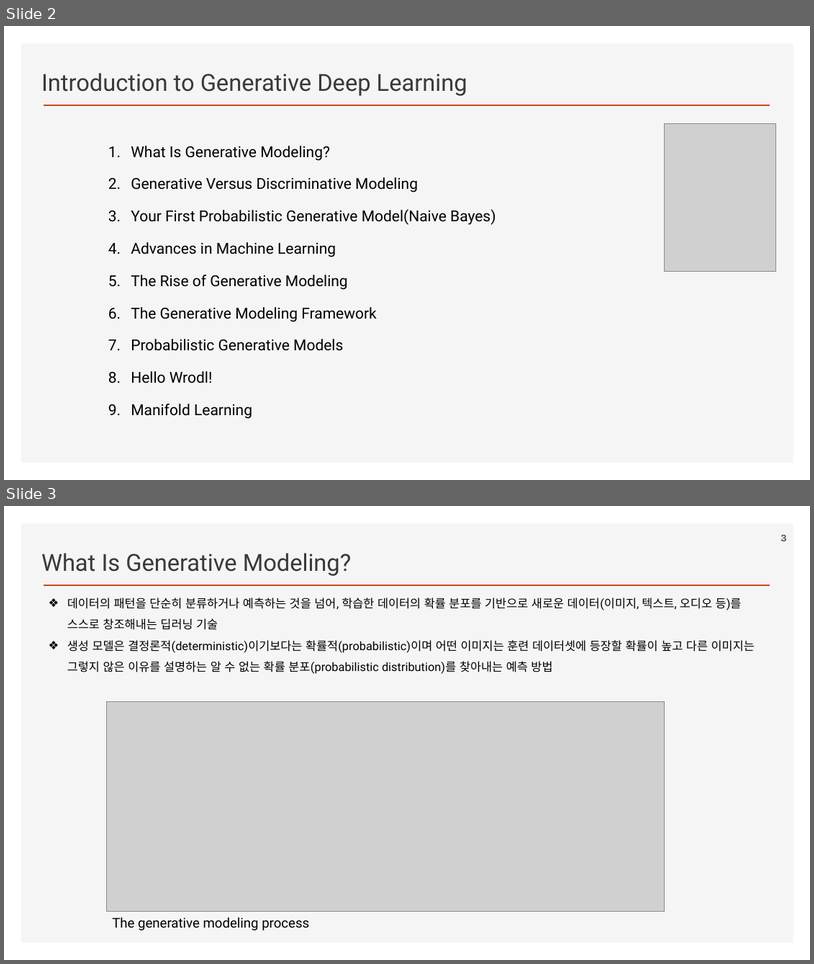
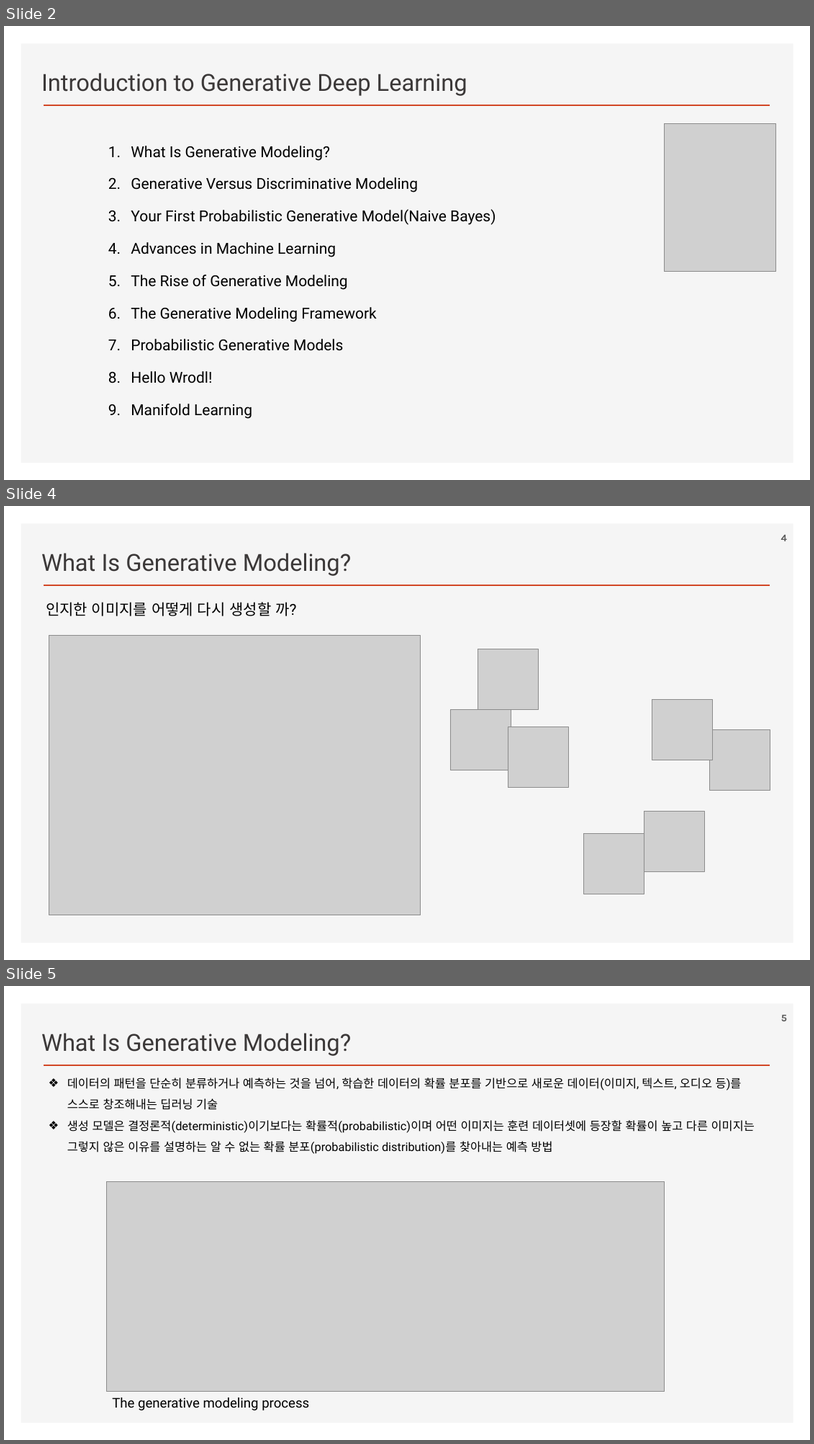
Before and after one commit to ancestor9/2026_Fall_AI-Literacy, a slide deck: Generative Deep Learning.pptx. Shown one above the other, each under a label of ours: slides 2 and 3 before the commit, slides 2, 4 and 5 after it; the slides between them are not shown. The pictures are 814x964 and 814x1444 pixels, drawn with LibreOffice and Linux fonts; fonts in the diff are those of the drawing; grey boxes stand for pictures; background and template pictures are left out. Boxes give left, top, right and bottom in pixels: in the first picture for what was removed or moved away, otherwise in the second. Text is boxed around its words. In the diff, an @@ line names an element or a change of style, - is before the commit and + after.

```diff
--- a/Generative Deep Learning.pptx
+++ b/Generative Deep Learning.pptx
@@ slide 4 added at (4,506,810,960), background #FFFFFF; not listed: 2 template elements that a slide beside it also shows @@
@@ page number added at (782,535,787,541), 12 pt, text #595959, bold @@
+4
@@ text added at (41,553,351,576), 28 pt, text #3B3838 @@
+What Is Generative Modeling?
@@ text added at (46,602,296,616), 18 pt, text #000000 @@
+인지한 이미지를 어떻게 다시 생성할 까?
@@ picture added at (49,636,421,914) @@
@@ picture added at (478,649,539,710) @@
@@ picture added at (653,699,713,759) @@
@@ picture added at (450,710,511,770) @@
@@ picture added at (509,727,569,788) @@
@@ picture added at (710,729,771,790) @@
@@ picture added at (645,811,705,871) @@
@@ picture added at (584,834,645,894) @@
@@ what was slide 3 is now slide 5 @@
```
Also in this commit, not shown: 1 other slide added.
